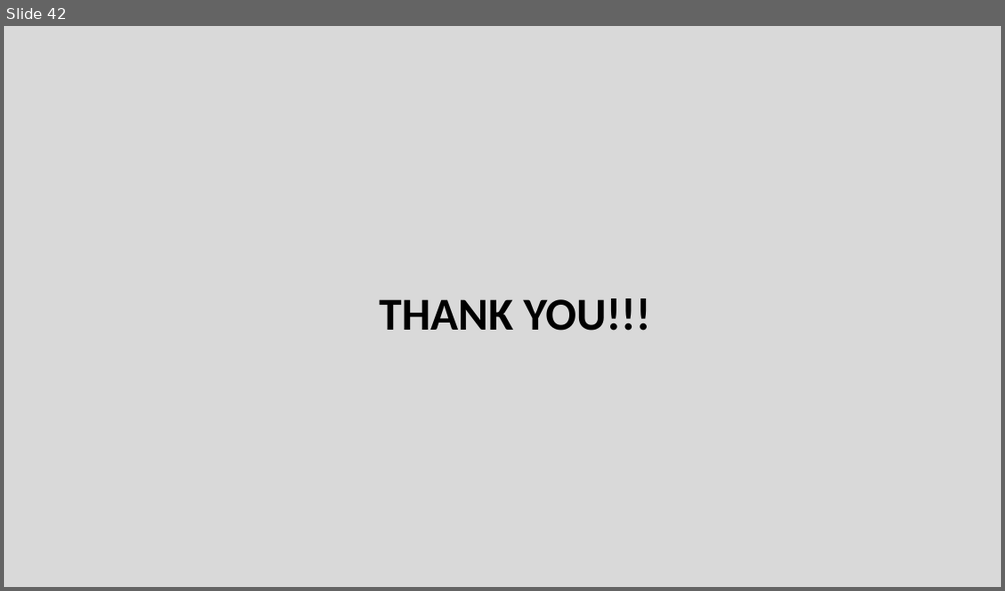
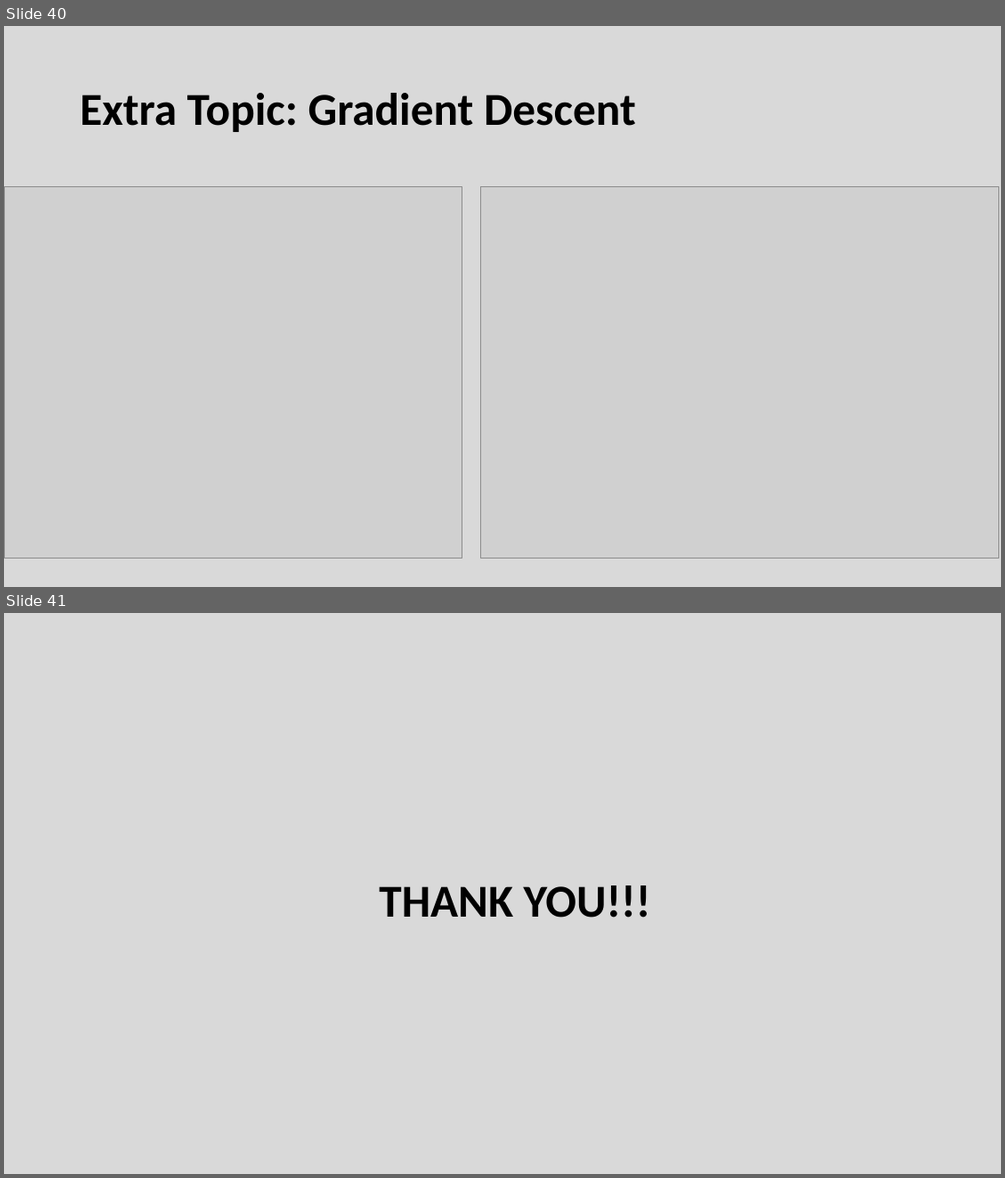
Before and after one commit to Vkrntkmrsngh/Machine-Learning-Training, a slide deck: Introduction TO DATA SCIENCE_Training.pptx. Shown one above the other, each under a label of ours: slide 42 before the commit, slides 40 and 41 after it. The pictures are 1005x591 and 1005x1178 pixels, drawn with LibreOffice and Linux fonts; fonts in the diff are those of the drawing; grey boxes stand for pictures. Boxes give left, top, right and bottom in pixels: in the first picture for what was removed or moved away, otherwise in the second. Text is boxed around its words. In the diff, an @@ line names an element or a change of style, - is before the commit and + after.

```diff
--- a/Introduction TO DATA SCIENCE_Training.pptx
+++ b/Introduction TO DATA SCIENCE_Training.pptx
@@ slide 40 added at (4, 26, 1001, 587), background #D9D9D9 @@
@@ title added at (80, 93, 636, 132), 44 pt, text #000000, bold @@
+Extra Topic: Gradient Descent
@@ picture added at (4, 187, 462, 558) @@
@@ picture added at (480, 187, 998, 558) @@
@@ what was slide 42 is now slide 41 @@
```
Also in this commit, not shown: 11 slides changed, 1 other slide added, 3 slides removed, 1 other file.
